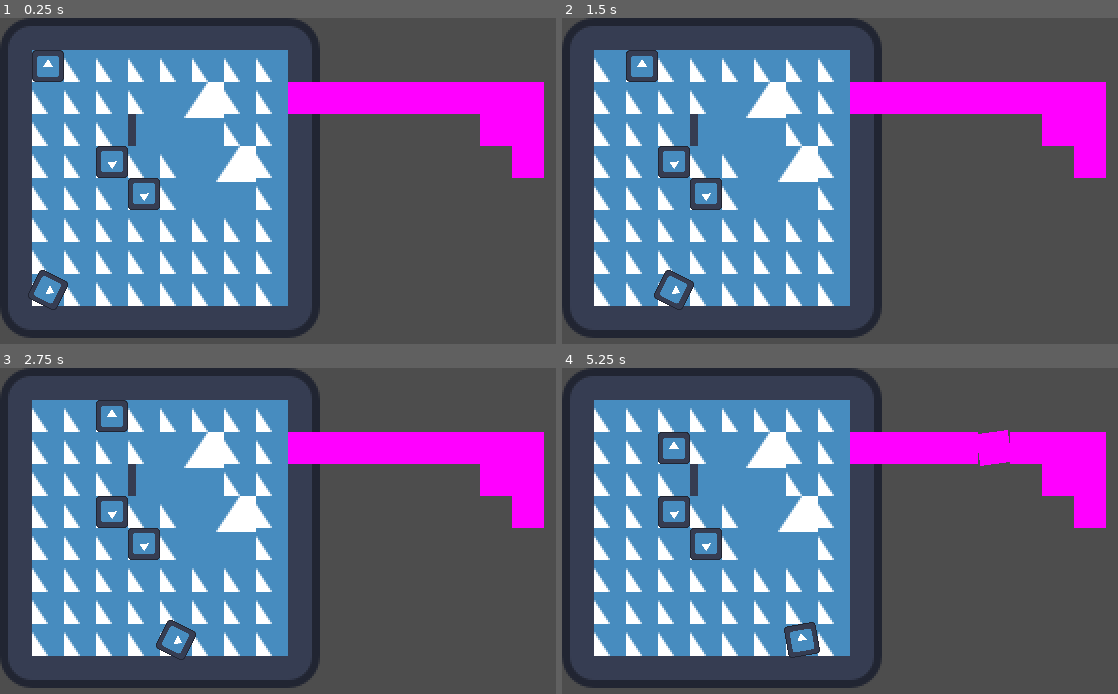
Above: before the commit, frames 1-4 (two rows, left to right).
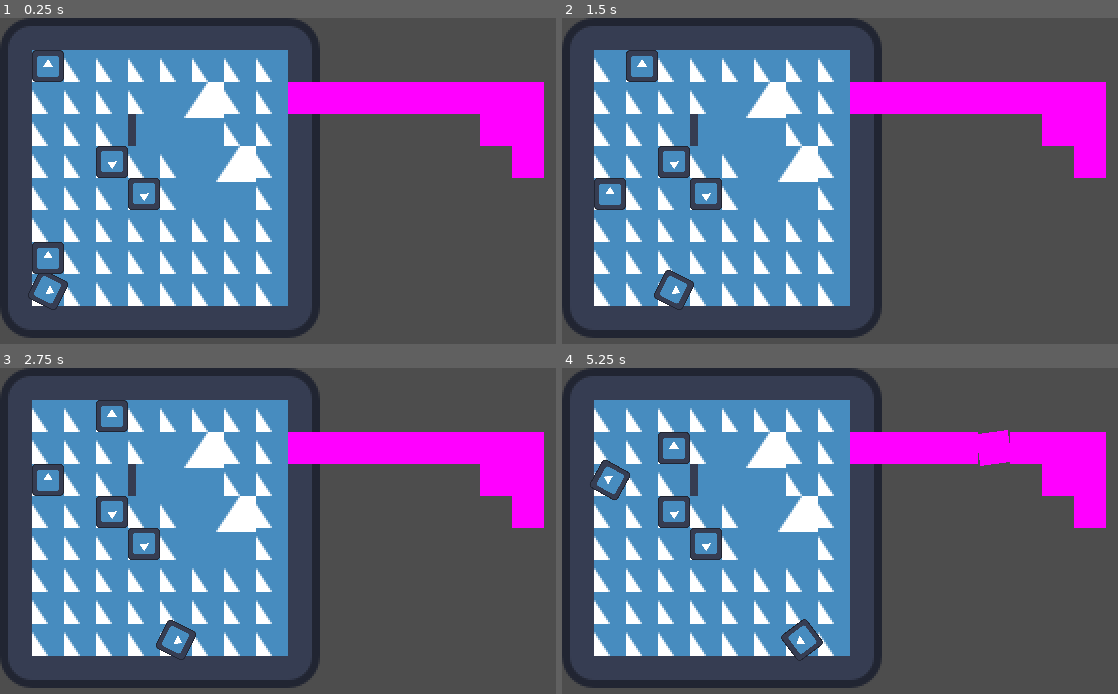
Above: after the commit, the same moments.

Repository: EricZhou-Krey/dino_die
Game: Godot game, scene res://scenes/example_level.tscn
Two runs of this game, one before a commit and one after it. Both use one fixed random seed, a clock stepped at 60 frames per second and the inputs below. The engine's default icon, where the game draws it, is replaced by a stand-in: a white triangle on a blue panel in a dark square.
Inputs:
- Up to frame 1 (0.25 s): no input
- Up to frame 2 (1.5 s): tap Enter at 0.5 s; hold D (right) 0.53-1.28 s; hold E (burn) 0.53-1.28 s; tap Space (wait) at 1.25 s; hold S (down) from 1.28 s (still down); tap R (undo) at 1.35 s
- Up to frame 3 (2.75 s): tap Enter at 2 s; release S (down) at 2.03 s; hold D (right) from 2.03 s (still down); hold Space (wait) from 2.03 s (still down)
- Up to frame 4 (5.25 s): release D (right) at 2.78 s; release Space (wait) at 2.78 s; hold W (up) 2.78-3.53 s; tap E (burn) at 2.85 s; tap Enter at 3.5 s; hold R (undo) 3.53-4.28 s; hold A (left) 3.53-5.03 s; tap Space (wait) at 4.25, 4.35 s; hold S (down) from 5.03 s (still down); hold E (burn) from 5.03 s (still down)

The runs differ from the first frame. In frame 1, 0.3% of the frame differs, in the area x 5-12%, y 68-79%; in frame 2, 0.4%; in frame 3, 0.4%; in frame 4, 0.6%, in the area x 5-47%, y 28-90%.

Commit message:
2 example dinos, need to code food atttraction, eating, dying and etc for dinos

Diff:
--- a/scenes/example_level.tscn
+++ b/scenes/example_level.tscn
@@ -139,3 +139,12 @@
 [node name="Sprite2D" type="Sprite2D" parent="Dino"]
 scale = Vector2(0.125, 0.125)
 texture = ExtResource("2_16hhj")
+
+[node name="Dino2" type="Node2D" parent="."]
+position = Vector2(24, 120)
+script = ExtResource("7_2yi40")
+facing_direction = Vector2i(0, -1)
+
+[node name="Sprite2D" type="Sprite2D" parent="Dino2"]
+scale = Vector2(0.125, 0.125)
+texture = ExtResource("2_16hhj")
--- a/scripts/entity/dino.gd
+++ b/scripts/entity/dino.gd
@@ -10,10 +10,16 @@
 
 func _set_facing_direction(direction: Vector2i):
 	facing_direction = direction
-	if facing_direction == Vector2i.RIGHT:
-		rotation = 90
-	else:
-		rotation = 270
+	match facing_direction:
+		Vector2i.RIGHT:
+			rotation = 90
+		Vector2i.LEFT:
+			rotation = 180
+		Vector2i.DOWN:
+			rotation = 200
+		_:
+			rotation = 0
+
 
 func set_state(new_state: Dictionary):
 	super.set_state(new_state)
